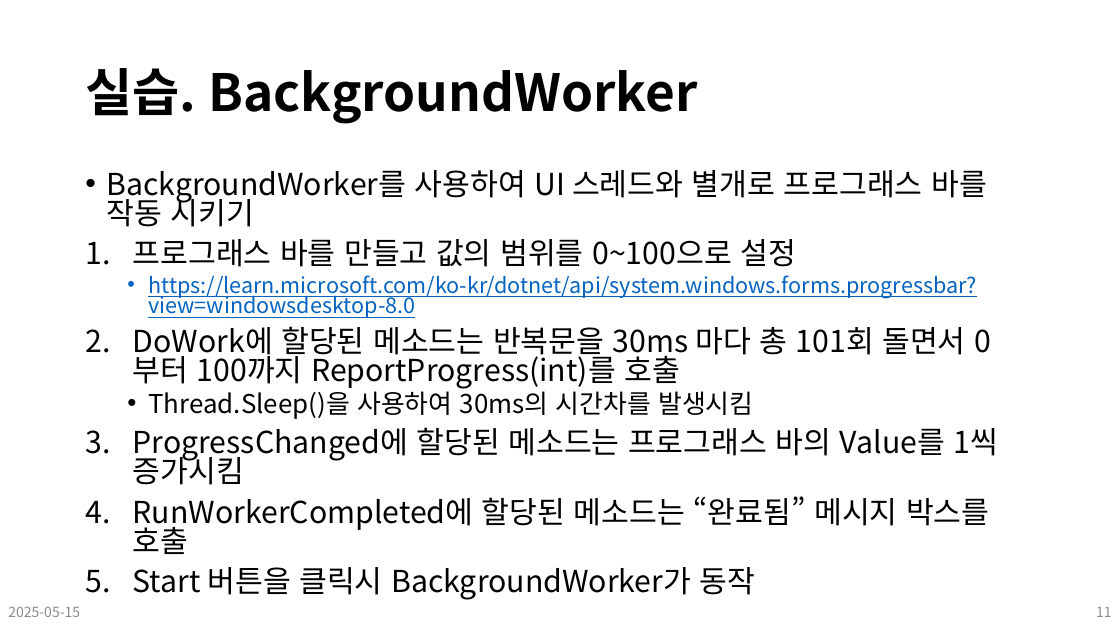
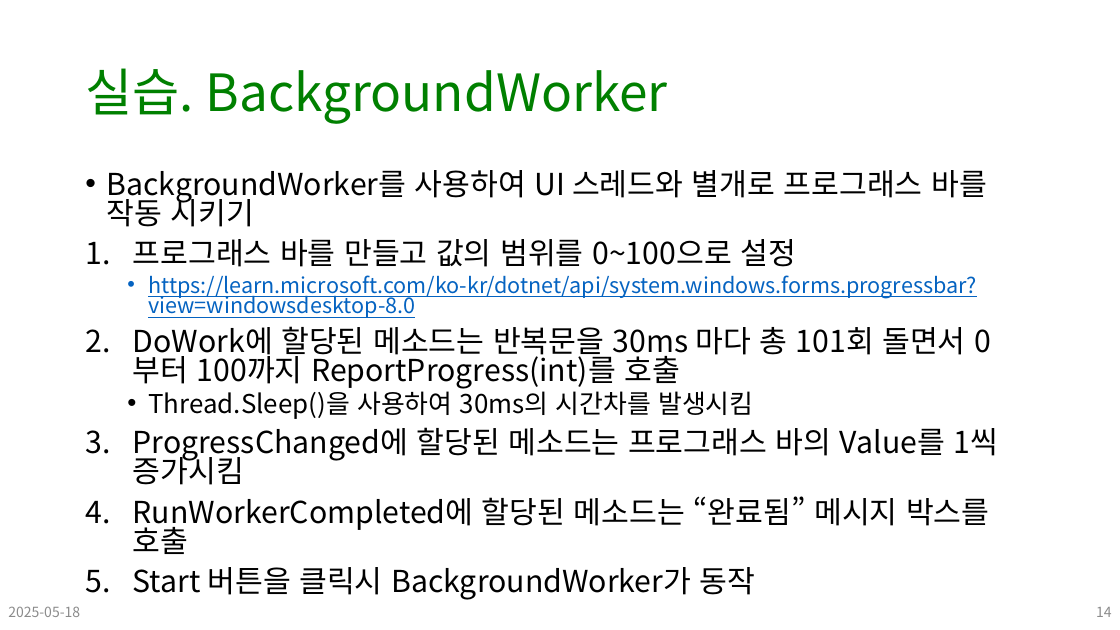
Before and after one commit to Leader-Lesson/KDT_SF_Short_5th, a slide deck: slide 14 of material/16_CSharp_심화문법 (멀티스레드).pptx (slide 11 before the commit). Drawn at 1120x630 pixels with LibreOffice and Linux fonts; fonts in the diff are those of the drawing; background and template pictures are left out. Boxes give left, top, right and bottom in pixels: in the first picture for what was removed or moved away, otherwise in the second. Text is boxed around its words. In the diff, an @@ line names an element or a change of style, - is before the commit and + after.

```diff
--- a/material/16_CSharp_심화문법 (멀티스레드).pptx
+++ b/material/16_CSharp_심화문법 (멀티스레드).pptx
@@ title "실습. BackgroundWorker" at <box>85,68,668,124</box>: text colour #000000 to #008000, bold off @@
@@ text at <box>8,606,80,617</box>: text changed @@
-2025-05-15
+2025-05-18
@@ page number at <box>1096,607,1112,617</box>: text changed @@
-11
+14
```
Also in this commit, not shown: 23 other slides changed, 3 slides added, 27 other files.
